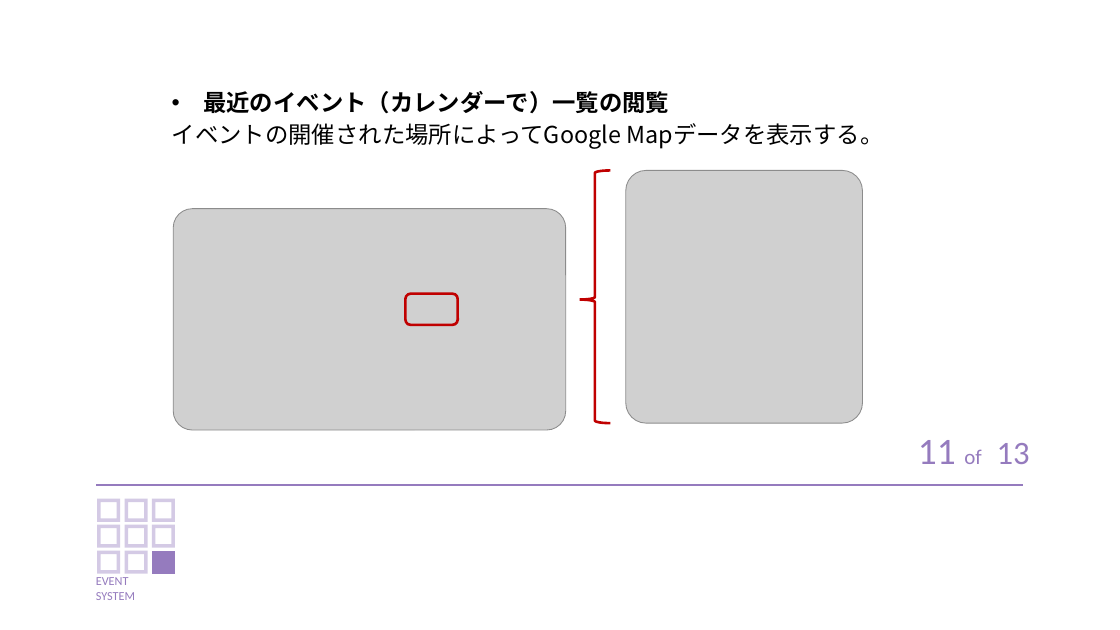
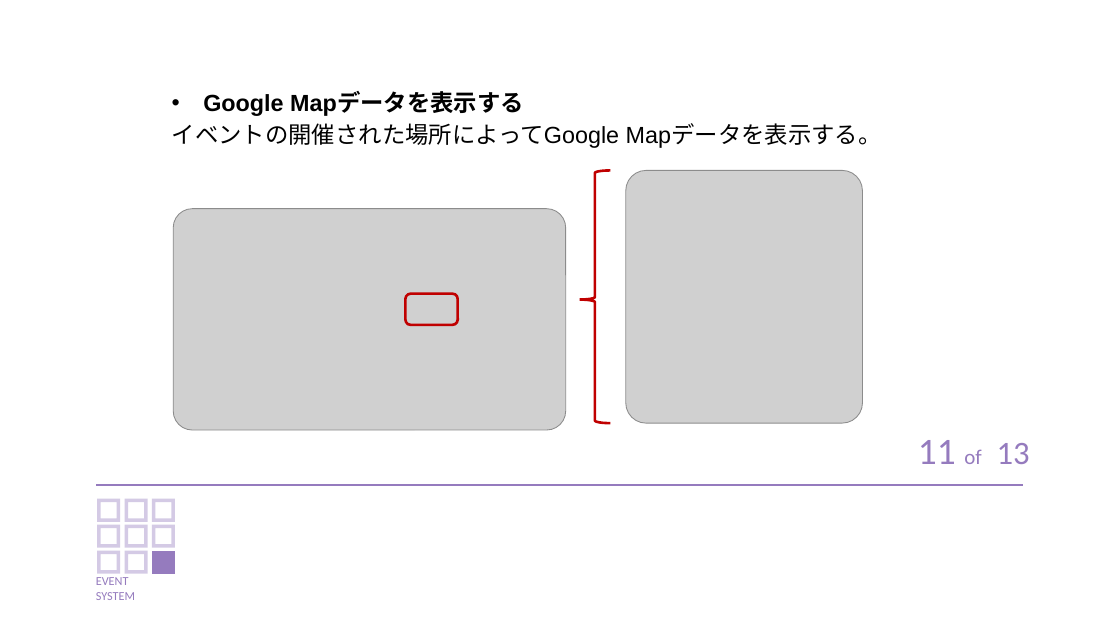
Before and after one commit to amemiyakr/EventSystemOfGD, a slide deck: slide 11 of イベントシステム文書/5.Event System(発表用).pptx. Drawn at 1120x630 pixels with LibreOffice and Linux fonts; fonts in the diff are those of the drawing; grey boxes stand for pictures. Boxes give left, top, right and bottom in pixels: in the first picture for what was removed or moved away, otherwise in the second. Text is boxed around its words. In the diff, an @@ line names an element or a change of style, - is before the commit and + after.

Commit message:
upload fontBomb and edit PPT

```diff
--- a/イベントシステム文書/5.Event System(発表用).pptx
+++ b/イベントシステム文書/5.Event System(発表用).pptx
@@ text at [203,93,524,116]: text changed; font Noto Sans CJK JP to Arial @@
-• 最近のイベント（カレンダーで）一覧の閲覧
+• Google Mapデータを表示する
@@ text at [172,123,882,148]: font Noto Sans CJK JP to Arial in "イベントの開催された場所によってGoogle Mapデータを表示する。" @@
```
Also in this commit, not shown: 13 other slides changed, 3 other files.
